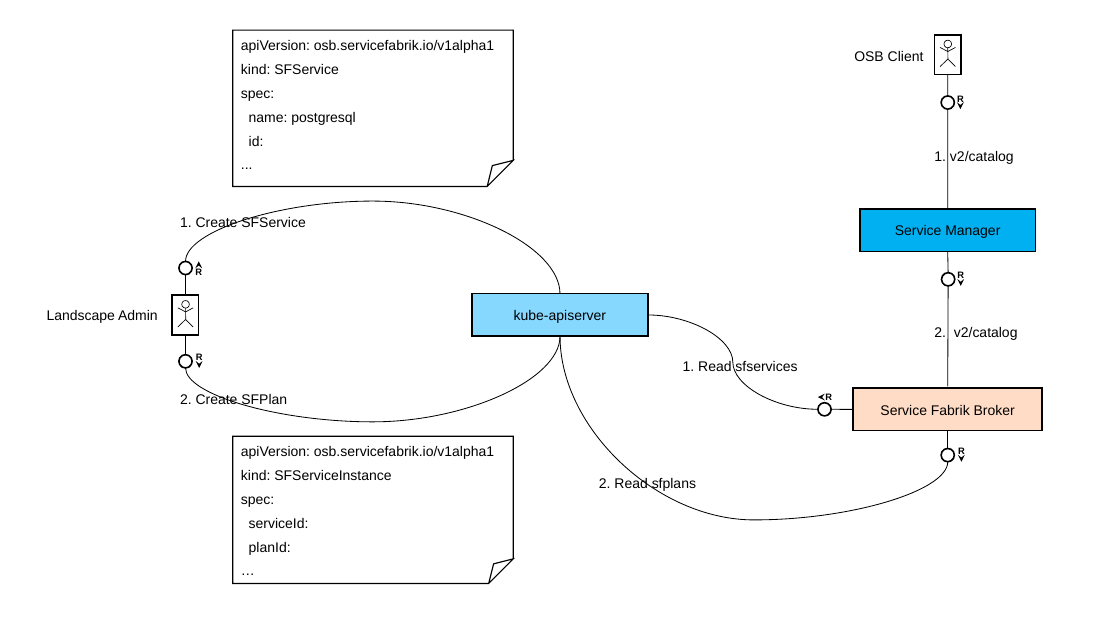
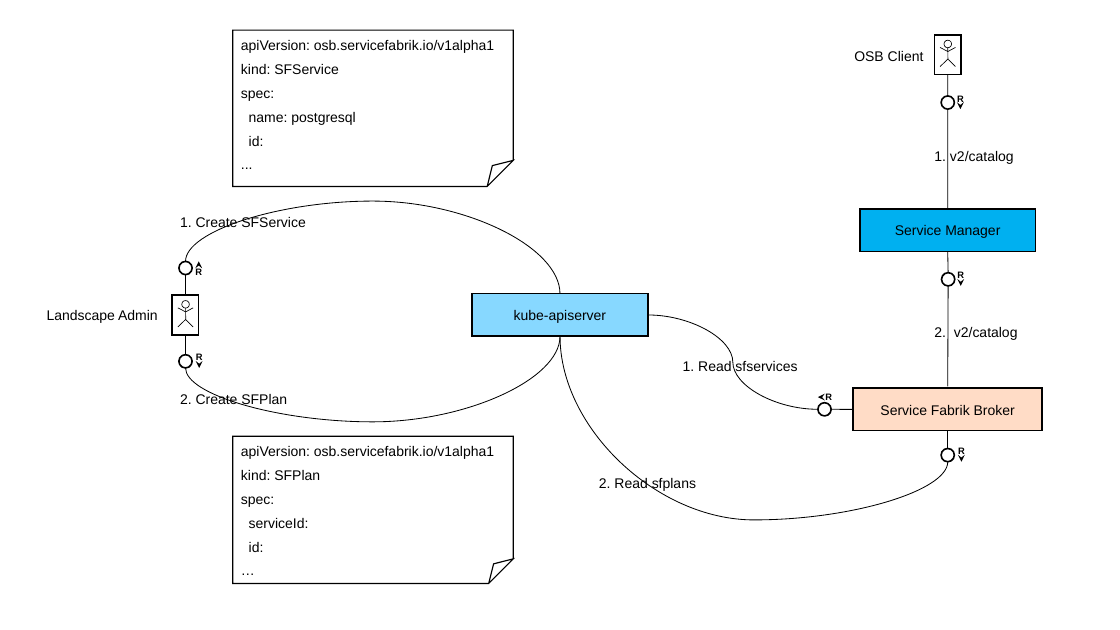
Before and after one commit to cloudfoundry/service-fabrik-broker, a slide deck: slide 7 of interoperator/docs/architecture/diagrams.pptx. Drawn at 1120x630 pixels with LibreOffice and Linux fonts; fonts in the diff are those of the drawing. Boxes give left, top, right and bottom in pixels: in the first picture for what was removed or moved away, otherwise in the second. Text is boxed around its words. In the diff, an @@ line names an element or a change of style, - is before the commit and + after.

Commit message:
Added comparison content and rationale behind SFServiceInstance.

```diff
--- a/interoperator/docs/architecture/diagrams.pptx
+++ b/interoperator/docs/architecture/diagrams.pptx
@@ text in folded corner at (241, 470, 320, 480): text changed @@
-kind: SFServiceInstance
+kind: SFPlan
@@ text in folded corner at (249, 542, 264, 552): text changed @@
-planId:
+id:
```
Also in this commit, not shown: 1 other slide changed, 6 other files.
